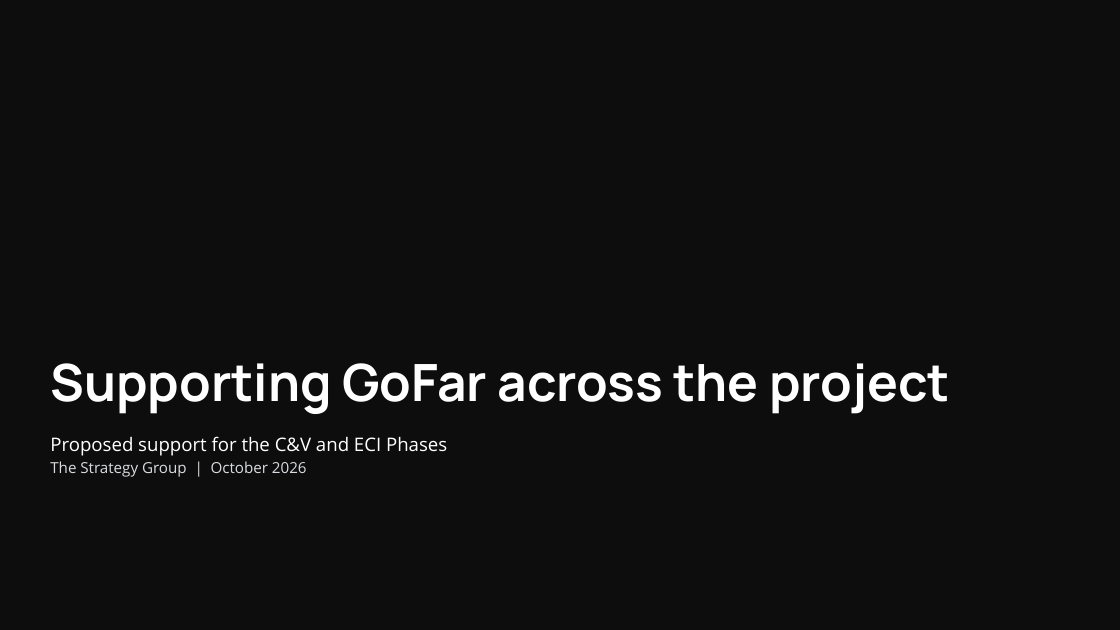
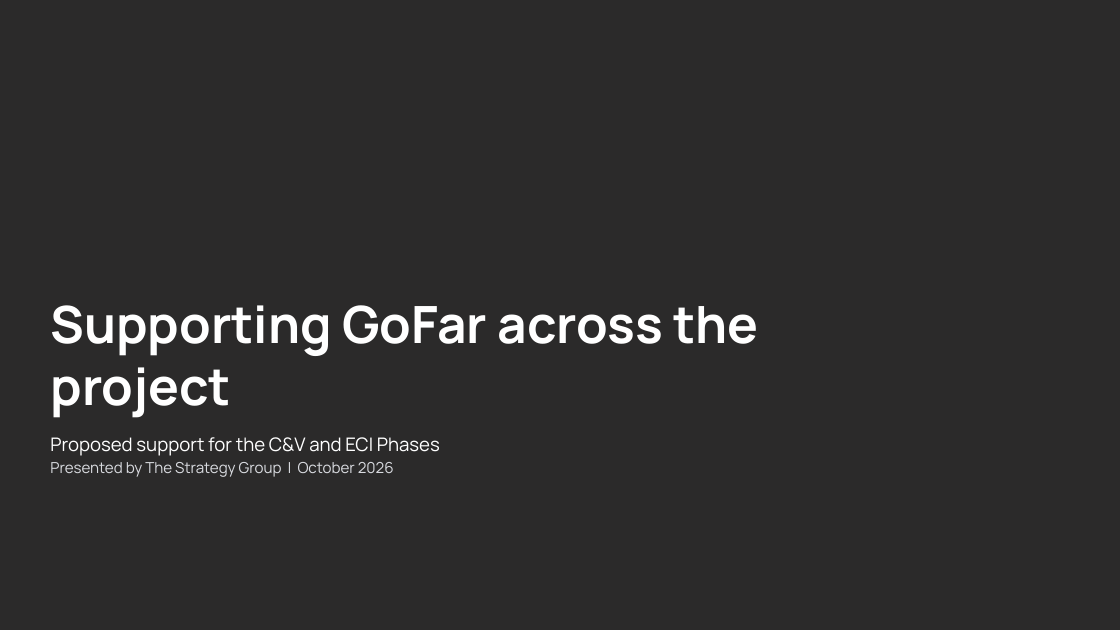
Before and after one commit to alyciawolf02/claude, a slide deck: slide 1 of deck/GoFar_Support_Deck.pptx. Drawn at 1120x630 pixels with LibreOffice and Linux fonts; fonts in the diff are those of the drawing; background and template pictures are left out. Boxes give left, top, right and bottom in pixels: in the first picture for what was removed or moved away, otherwise in the second. Text is boxed around its words. In the diff, an @@ line names an element or a change of style, - is before the commit and + after.

```diff
--- a/deck/GoFar_Support_Deck.pptx
+++ b/deck/GoFar_Support_Deck.pptx
@@ rectangle at (x1=0, y1=0, x2=1120, y2=630): fill #000000 at 55% opacity to #2B2A2A at 75% opacity @@
@@ title "Supporting GoFar across the project" rewrapped from (x1=50, y1=363, x2=950, y2=414) to (x1=50, y1=305, x2=759, y2=418) @@
@@ text at (x1=50, y1=437, x2=440, y2=456): font Open Sans to Manrope in "Proposed support for the C&V and ECI ..." @@
@@ text at (x1=50, y1=462, x2=394, y2=477): text changed; font Open Sans to Manrope @@
-The Strategy Group | October 2026
+Presented by The Strategy Group | October 2026
```
Also in this commit, not shown: 8 other slides changed, 1 slide added.
